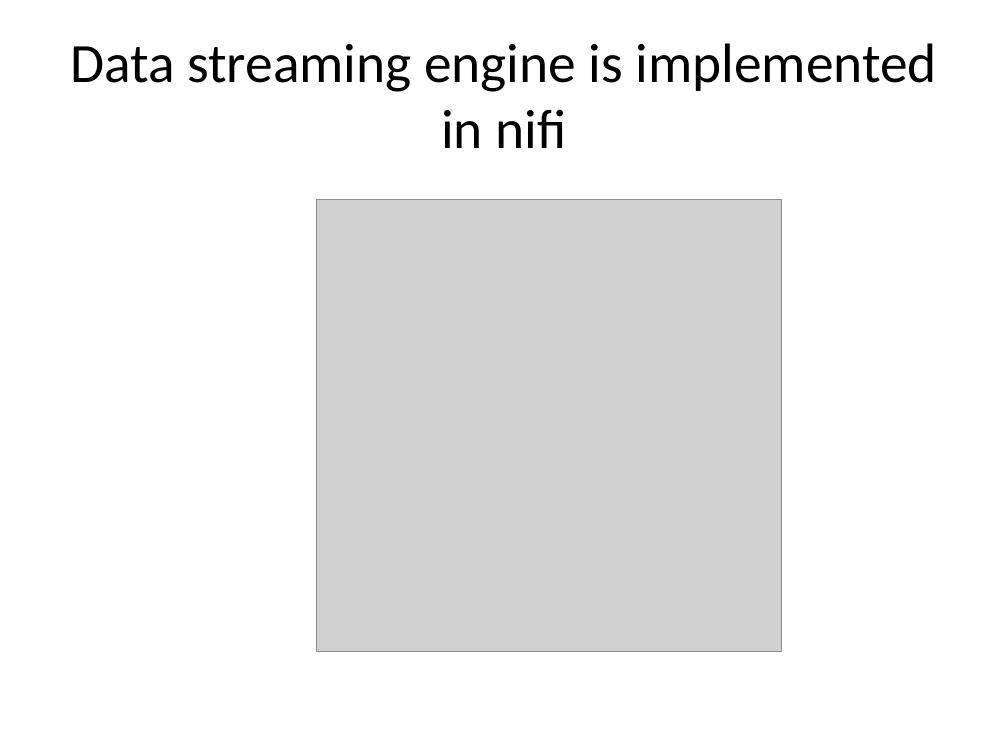
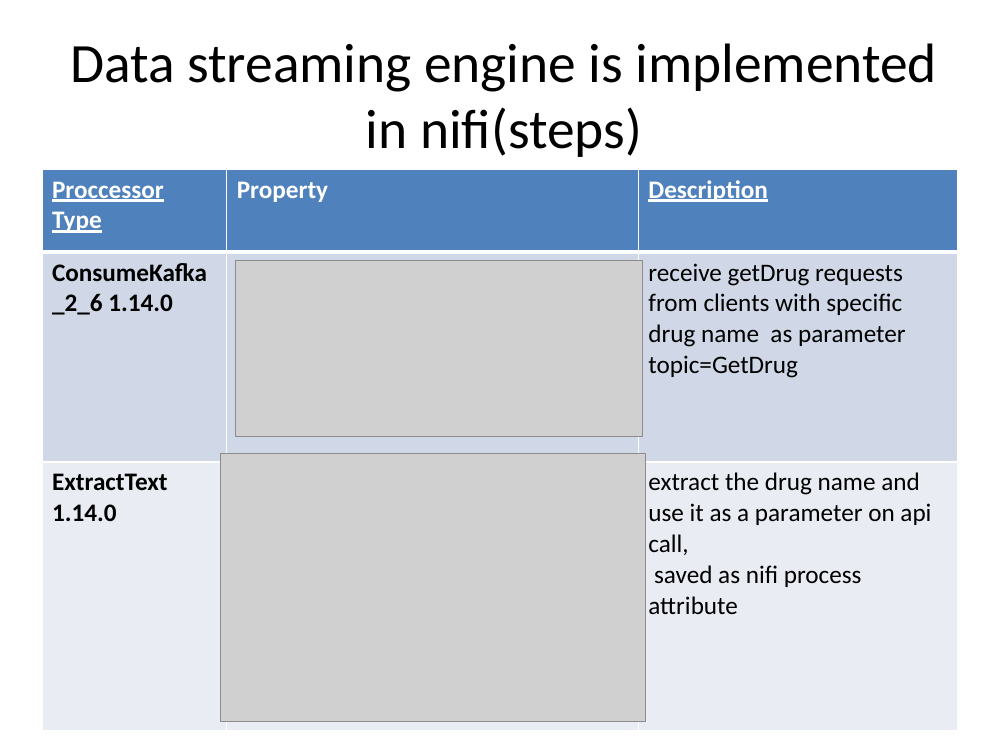
Before and after one commit to katkovOlga/nayaProject, a slide deck: slide 10 of FinalProject.pptx (slide 11 before the commit). Drawn at 1008x756 pixels with LibreOffice and Linux fonts; fonts in the diff are those of the drawing; grey boxes stand for pictures. Boxes give left, top, right and bottom in pixels: in the first picture for what was removed or moved away, otherwise in the second. Text is boxed around its words. In the diff, an @@ line names an element or a change of style, - is before the commit and + after.

```diff
--- a/FinalProject.pptx
+++ b/FinalProject.pptx
@@ title at (x1=70, y1=43, x2=937, y2=157): text changed @@
-Data streaming engine is implemented in nifi
+Data streaming engine is implemented in nifi(steps)
@@ table added at (x1=42, y1=169, x2=958, y2=731), 3 rows, 3 columns @@
+Proccessor Type | Property | Description
+ConsumeKafka_2_6 1.14.0 |  | receive getDrug requests from clients with specific drug name as parameter / topic=GetDrug
+ExtractText 1.14.0 |  | extract the drug name and use it as a parameter on api call, / saved as nifi process attribute
@@ picture removed at (x1=317, y1=200, x2=781, y2=652) @@
@@ picture added at (x1=235, y1=260, x2=642, y2=435) @@
@@ picture added at (x1=221, y1=454, x2=646, y2=722) @@
```
Also in this commit, not shown: 3 other slides changed, 5 slides added, 1 slide removed, 2 other files.
